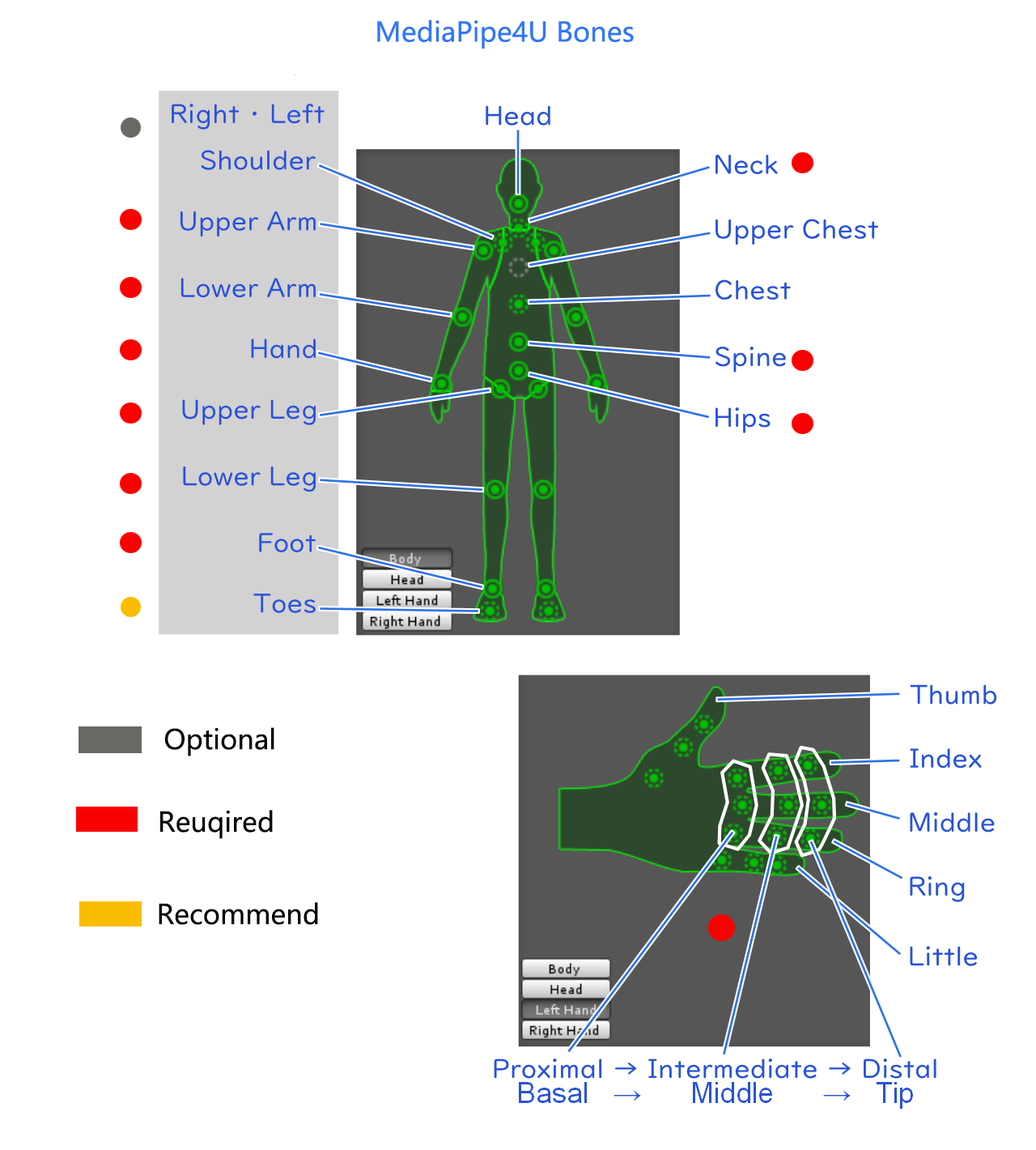
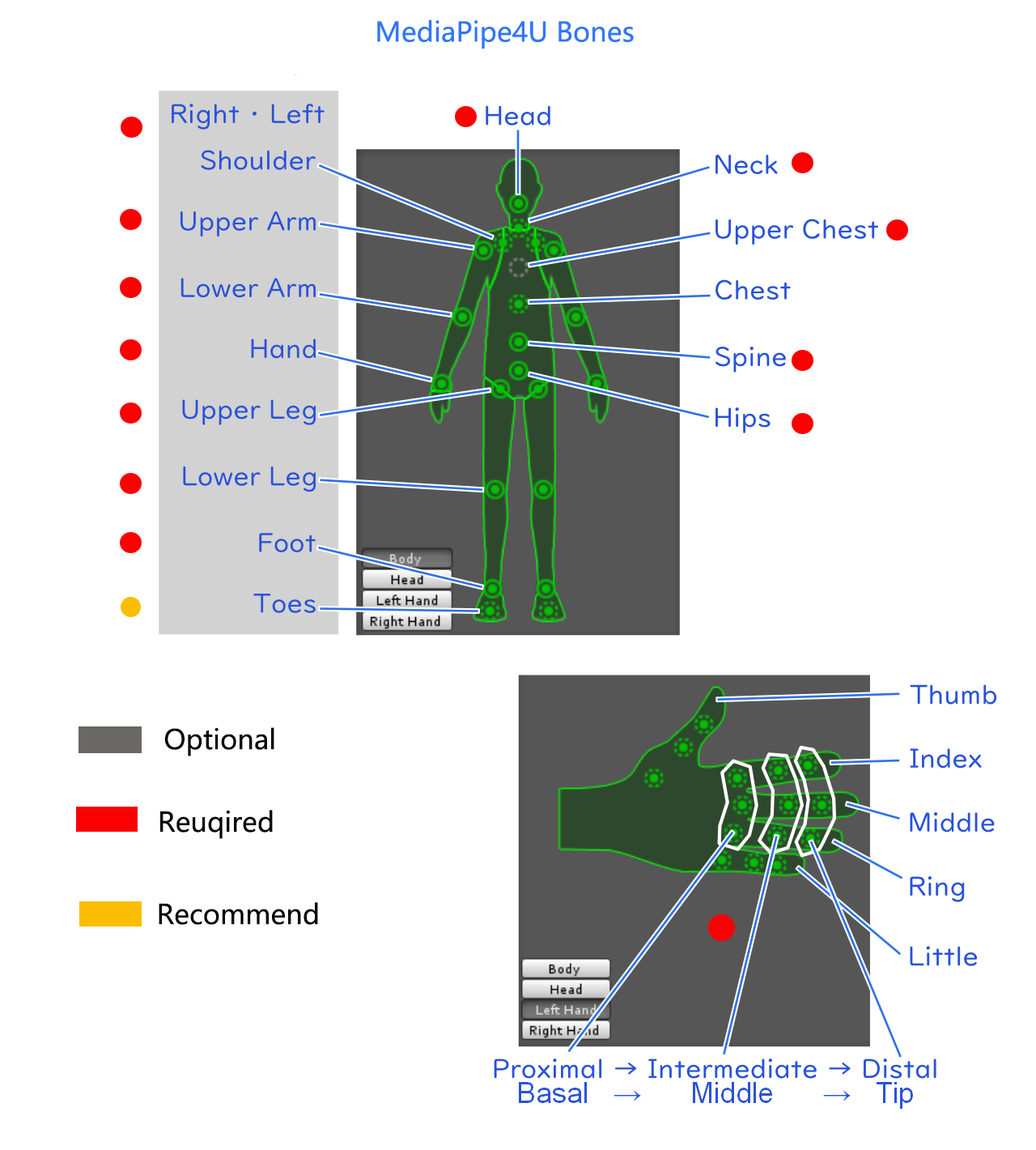
Layers edited between the first and the second w=1036, h=1150 image:
added layer "图层 1 拷贝 9" above "图层 1 拷贝 10" over [886, 219, 909, 241]
added layer "图层 1 拷贝 10" above "图层 1 拷贝 11" over [454, 106, 477, 128]
renamed "图层 5" to "图层 1 拷贝 11", moved it above "图层 1", painted on it over [120, 116, 143, 138]
